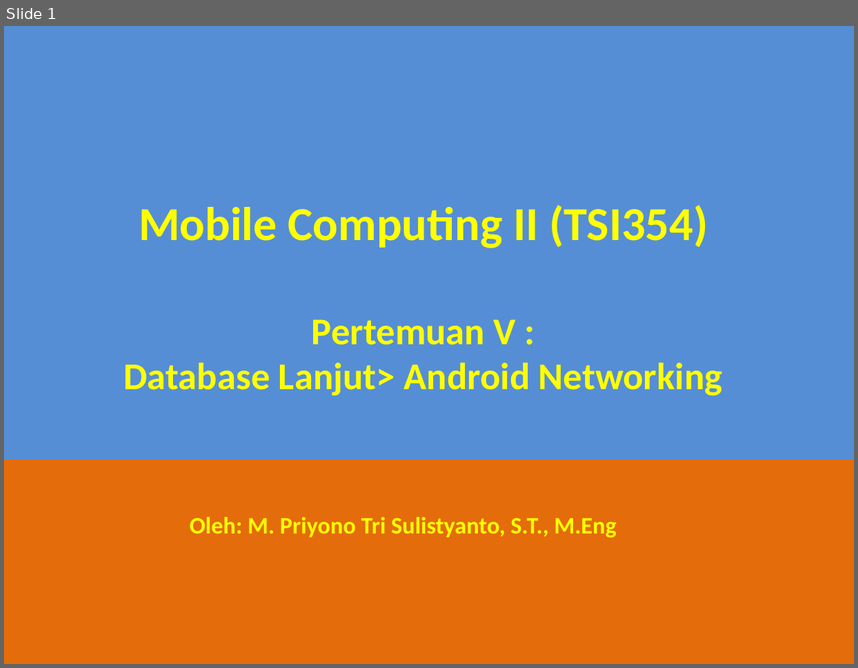
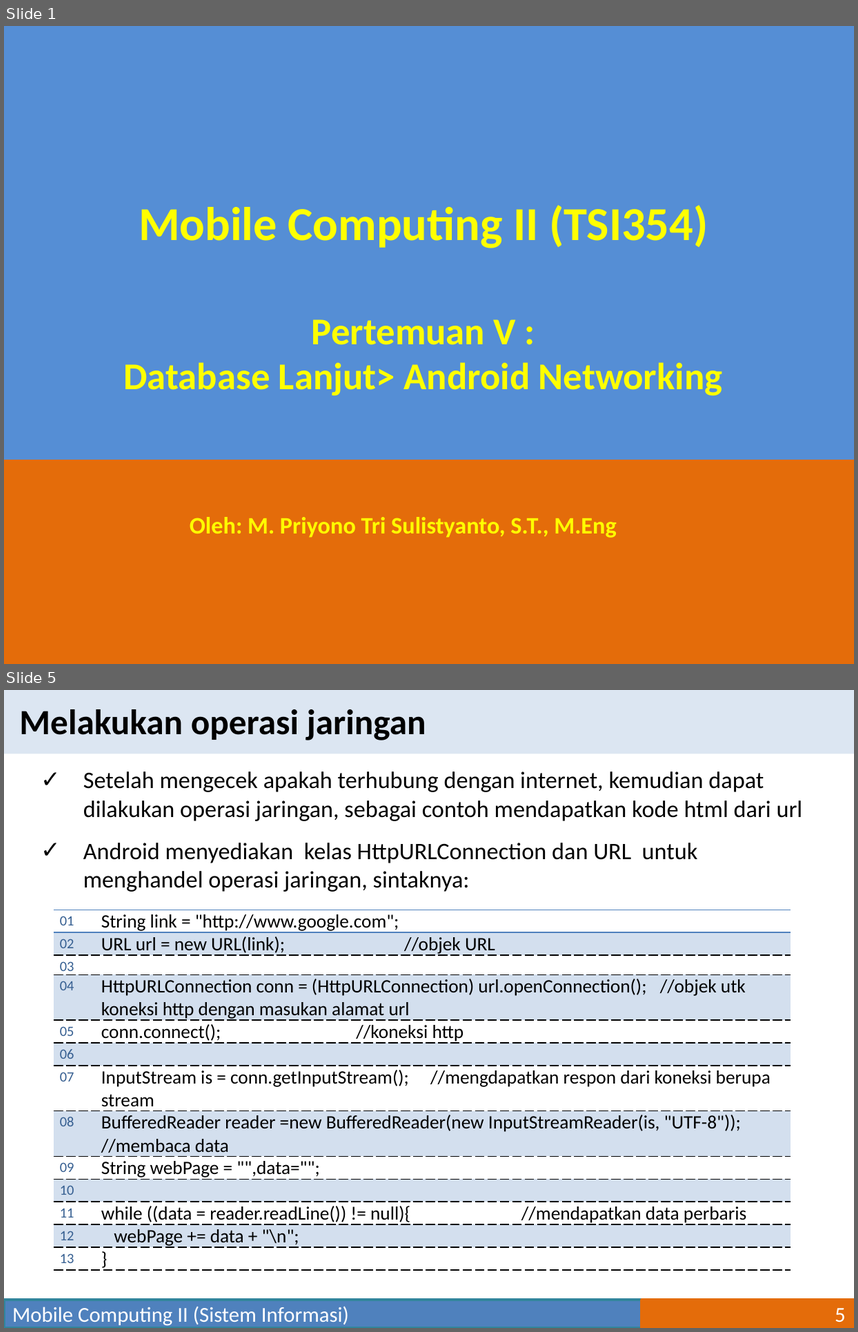
Before and after one commit to mpriyonots/Mobile-Computing-II, a slide deck: materi/Mobile Computing II-05.pptx. Shown one above the other, each under a label of ours: slide 1 before the commit, slides 1 and 5 after it; the slides between them are not shown. The pictures are 858x668 and 858x1332 pixels, drawn with LibreOffice and Linux fonts; fonts in the diff are those of the drawing. Boxes give left, top, right and bottom in pixels: in the first picture for what was removed or moved away, otherwise in the second. Text is boxed around its words. In the diff, an @@ line names an element or a change of style, - is before the commit and + after.

```diff
--- a/materi/Mobile Computing II-05.pptx
+++ b/materi/Mobile Computing II-05.pptx
@@ slide 5 added at [4, 690, 854, 1328], background #FFFFFF @@
@@ rectangle added at [4, 690, 854, 753], fill #DCE6F2 @@
@@ text added at [19, 709, 426, 740], 30 pt, text #000000, bold @@
+Melakukan operasi jaringan
@@ text added at [83, 771, 803, 891], 20 pt, text #000000 @@
+✓ Setelah mengecek apakah terhubung dengan internet, kemudian dapat dilakukan operasi jaringan, sebagai contoh mendapatkan kode html dari url
+✓ Android menyediakan kelas HttpURLConnection dan URL untuk menghandel operasi jaringan, sintaknya:
@@ table added at [53, 909, 791, 1269], 13 rows, 2 columns @@
+01 | String link = "http://www.google.com";
+02 | URL url = new URL(link); //objek URL
+03 | 
+04 | HttpURLConnection conn = (HttpURLConnection) url.openConnection(); //objek utk koneksi http dengan masukan alamat url
+05 | conn.connect(); //koneksi http
+06 | 
+07 | InputStream is = conn.getInputStream(); //mengdapatkan respon dari koneksi berupa stream
+08 | BufferedReader reader =new BufferedReader(new InputStreamReader(is, "UTF-8")); //membaca data
+09 | String webPage = "",data="";
+10 | 
+11 | while ((data = reader.readLine()) != null){ //mendapatkan data perbaris
+12 | webPage += data + "\n";
+13 | }
@@ rectangle added at [4, 1299, 642, 1328], fill #4F81BD, outline #31859C 2 pt, 18 pt, text #FFFFFF @@
+Mobile Computing II (Sistem Informasi)
@@ page number added at [642, 1299, 854, 1328], fill #E46C0A, outline #E46C0A 2 pt, 18 pt, text #FFFFFF @@
+5
```
Also in this commit, not shown: 1 slide changed, 7 other slides added, 1 slide removed, 1 other file.
